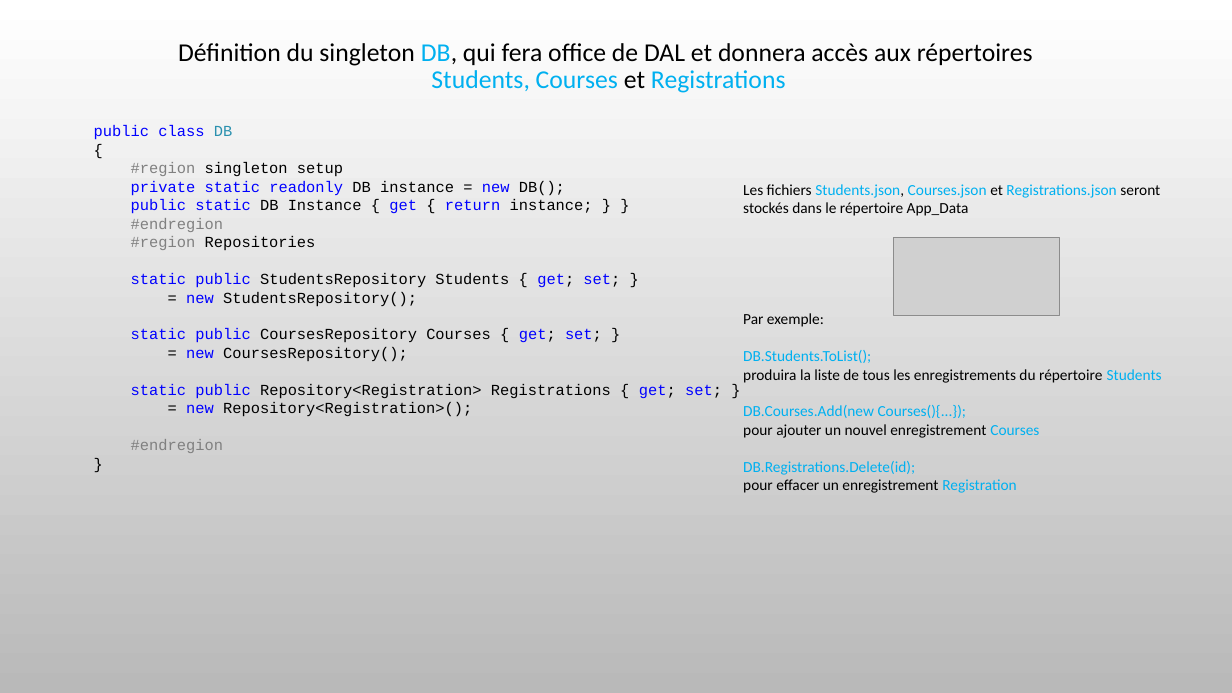
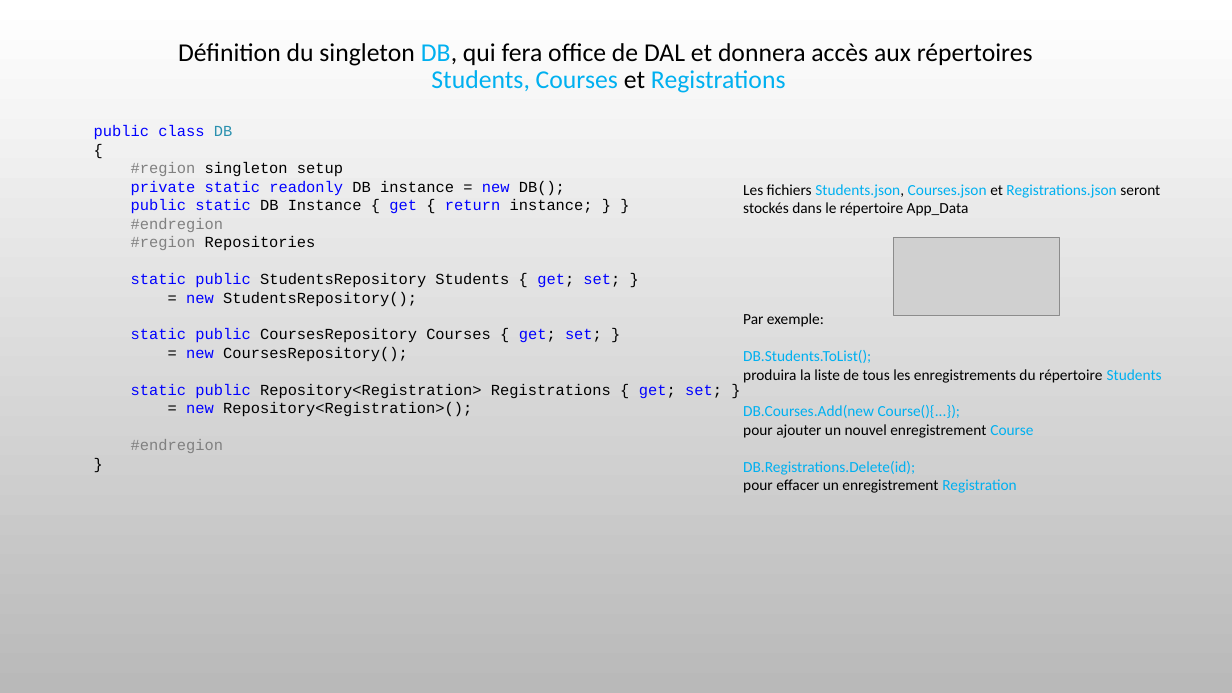
Before and after one commit to Nicolas-Chourot/JsonDemo2025, a slide deck: slide 10 of Support des données avec des fichiers Json.pptx. Drawn at 1232x693 pixels with LibreOffice and Linux fonts; fonts in the diff are those of the drawing; grey boxes stand for pictures; background and template pictures are left out. Boxes give left, top, right and bottom in pixels: in the first picture for what was removed or moved away, otherwise in the second. Text is boxed around its words. In the diff, an @@ line names an element or a change of style, - is before the commit and + after.

```diff
--- a/Support des données avec des fichiers Json.pptx
+++ b/Support des données avec des fichiers Json.pptx
@@ text at [743, 405, 1033, 438]: text changed @@
-DB.Courses.Add(new Courses(){...});
-pour ajouter un nouvel enregistrement Courses
+DB.Courses.Add(new Course(){...});
+pour ajouter un nouvel enregistrement Course
```
Also in this commit, not shown: 3 other slides changed, 13 other files.
